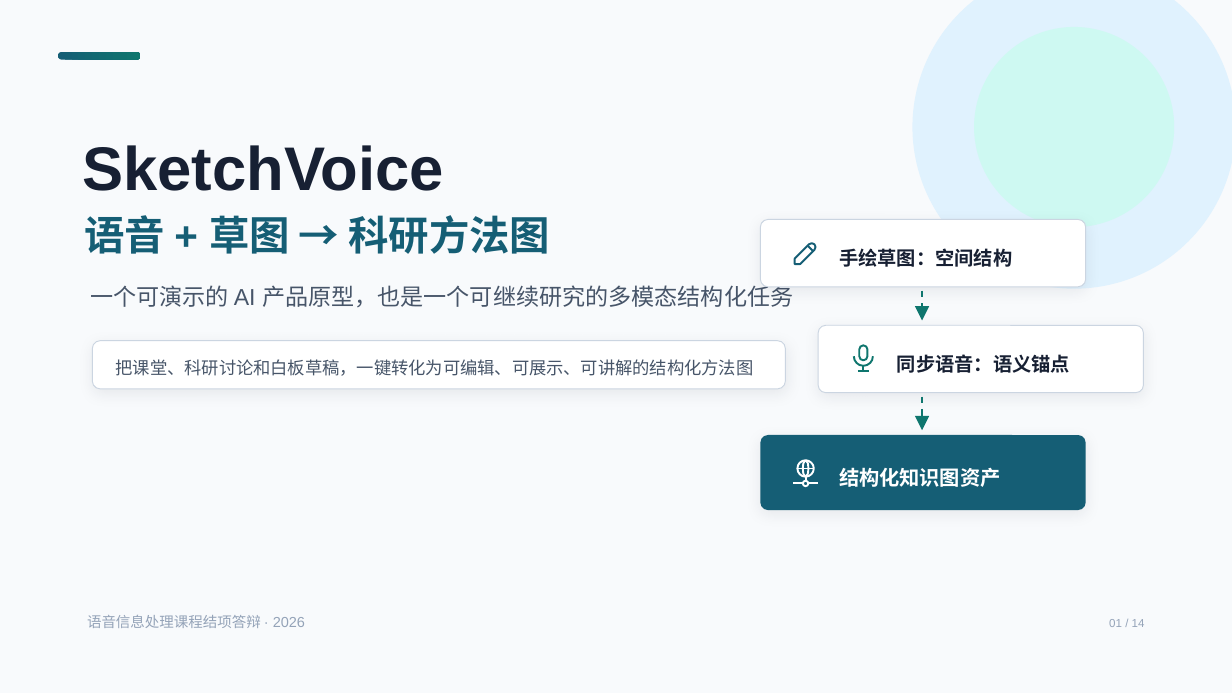
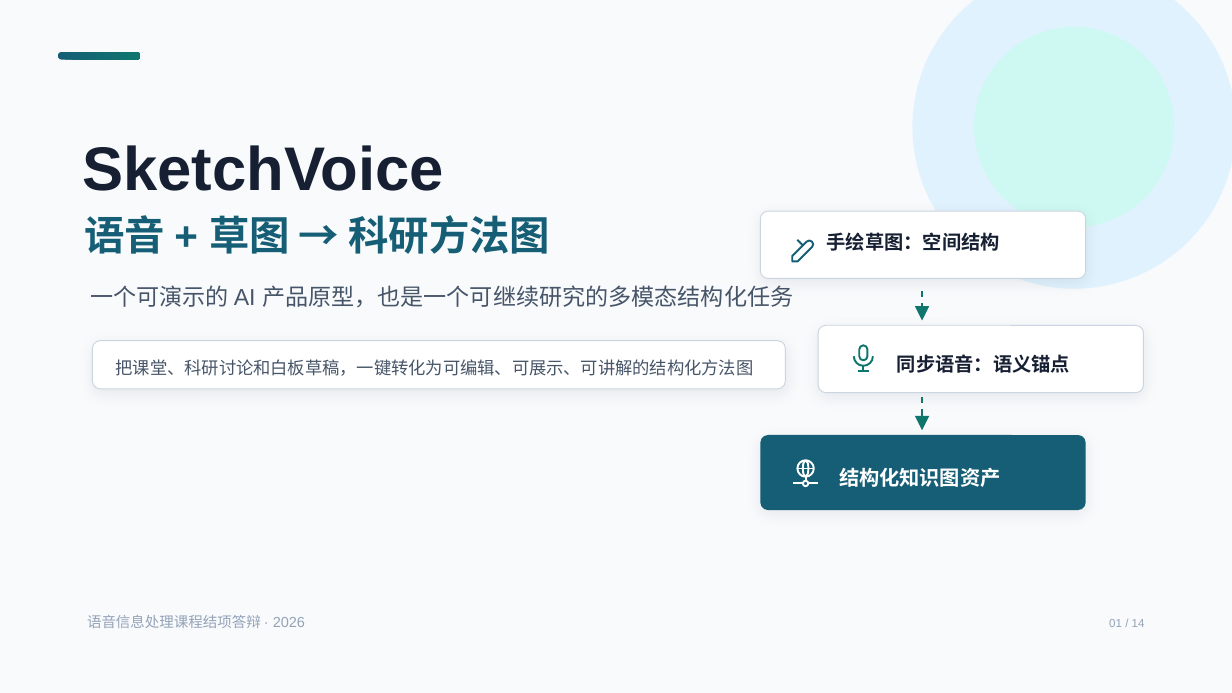
Before and after one commit to zane-gao/voice_BIG, a slide deck: slide 1 of projects/sketchvoice-mmsb-graph-product-defense_ppt169_20260614/exports/sketchvoice-mmsb-graph-product-defense_20260614_162618.pptx. Drawn at 1232x693 pixels with LibreOffice and Linux fonts; fonts in the diff are those of the drawing. Boxes give left, top, right and bottom in pixels: in the first picture for what was removed or moved away, otherwise in the second. Text is boxed around its words. In the diff, an @@ line names an element or a change of style, - is before the commit and + after.

```diff
--- a/projects/sketchvoice-mmsb-graph-product-defense_ppt169_20260614/exports/sketchvoice-mmsb-graph-product-defense_20260614_162618.pptx
+++ b/projects/sketchvoice-mmsb-graph-product-defense_ppt169_20260614/exports/sketchvoice-mmsb-graph-product-defense_20260614_162618.pptx
@@ rounded rectangle: place and size @@
-rounded rectangle at (761, 220, 1086, 287)
+rounded rectangle at (761, 211, 1086, 278)
@@ text "手绘草图：空间结构": place and size @@
-text "手绘草图：空间结构" at (839, 248, 1012, 267)
+text "手绘草图：空间结构" at (827, 232, 1000, 251)
@@ freeform shape at (792, 240, 813, 262): outline redrawn @@
@@ freeform shape: place and size @@
-freeform shape at (808, 246, 813, 251)
+freeform shape at (798, 240, 803, 246)
```
Also in this commit, not shown: 10 other slides changed.
